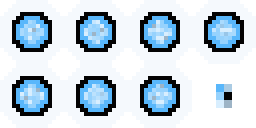
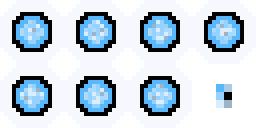
Layered file, before and after one edit (w=256, h=128). Changes by layer:
moved "In" above "Out" over [28, 20, 232, 104]
painted on "Out" over [28, 20, 232, 104]
